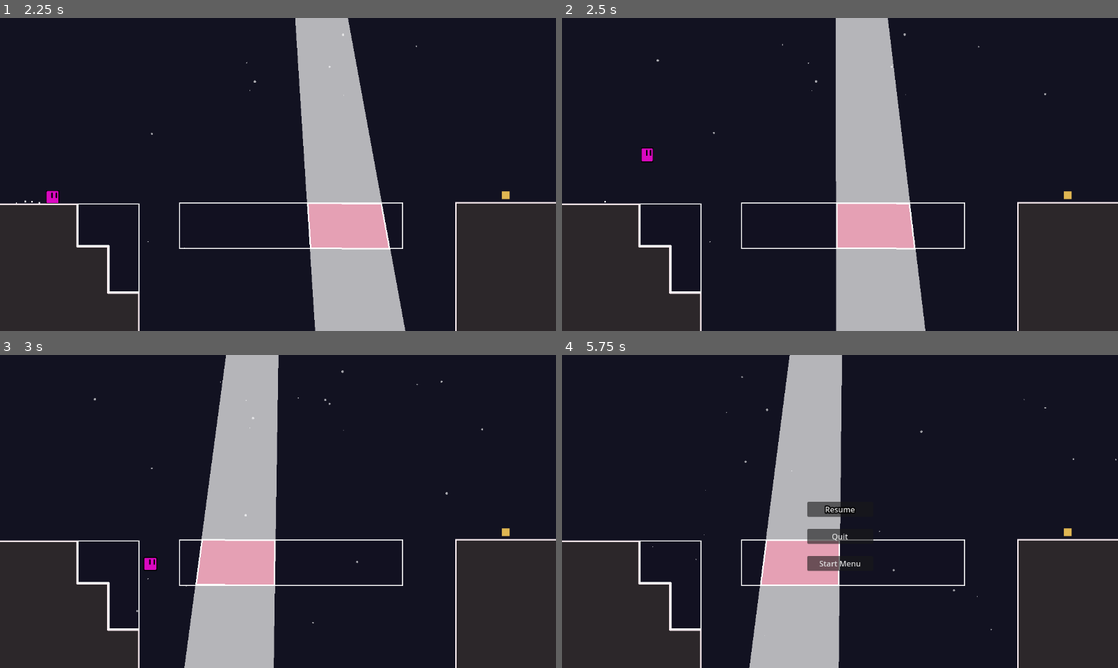
Above: before the commit, frames 1-4 (two rows, left to right).
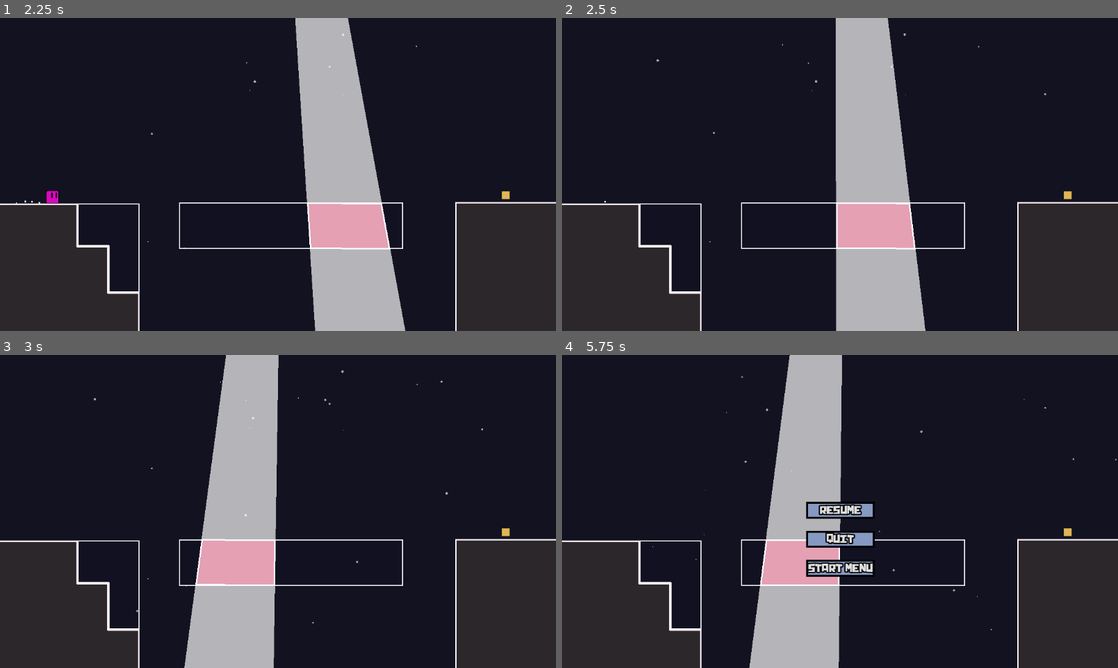
Above: after the commit, the same moments.

Repository: WeDoThingsHere/Godot-Jam-June-2025
Game: Godot game, scene res://scenes/Levels/start_menu.tscn
Same seed, same stepped clock (60 frames per second), same inputs: the game is played once before the commit and once after it.
Inputs:
- Up to frame 1 (2.25 s): click "Play" at 0.5 s; click "Level 1" at 1.25 s; tap Enter (ui_accept) at 2 s; hold D (move_right) from 2.03 s (still down)
- Up to frame 2 (2.5 s): keep holding D (move_right); tap Space (jump) at 2.27 s
- Up to frame 3 (3 s): keep holding D (move_right)
- Up to frame 4 (5.75 s): tap Space (jump) at 3.02, 4.52, 5.27 s; release D (move_right) at 3.53 s; hold A (move_left) 3.53-4.28 s; hold D (move_right) from 4.28 s (still down); tap Tab (Pause) at 5.65 s

Frame 1 is identical in both runs. In frame 2, less than 0.1% of the frame differs, in the area x 14-17%, y 41-46%; in frame 3, 0.1%; in frame 4, 2.0%, in the area x 43-57%, y 46-71%.

Commit message:
touched up on all ui stuff

Diff:
--- a/scenes/Levels/001_LevelOne.tscn
+++ b/scenes/Levels/001_LevelOne.tscn
@@ -165,6 +165,9 @@
 
 [node name="Player" parent="." instance=ExtResource("8_o0sr6")]
 position = Vector2(-521, 48)
+SQUISH_TIME = 0.0
+SQUISH = 0.0
+COYOTE_TIME = 0.0
 
 [editable path="Platforms/PlatformBox"]
 [editable path="Platforms/PlatformBox2"]
--- a/scenes/Levels/003_LevelThree.tscn
+++ b/scenes/Levels/003_LevelThree.tscn
@@ -399,6 +399,9 @@
 
 [node name="Player" parent="." instance=ExtResource("4_2y5ga")]
 position = Vector2(-544, 48)
+SQUISH_TIME = 0.0
+SQUISH = 0.0
+COYOTE_TIME = 0.0
 
 [editable path="Platforms/Elevator4/Elevator3/PlatformBox"]
 [editable path="Platforms/Elevator4/Elevator3/PlatformBox2"]
--- a/scenes/Levels/004_LevelFour.tscn
+++ b/scenes/Levels/004_LevelFour.tscn
@@ -194,6 +194,9 @@
 
 [node name="Player" parent="." instance=ExtResource("8_os36c")]
 position = Vector2(-521, 51)
+SQUISH_TIME = 0.0
+SQUISH = 0.0
+COYOTE_TIME = 0.0
 
 [editable path="Platforms/PlatformBox2"]
 [editable path="Platforms/PlatformBox"]
--- a/scenes/Levels/005_LevelFive.tscn
+++ b/scenes/Levels/005_LevelFive.tscn
@@ -276,6 +276,9 @@
 
 [node name="Player" parent="." instance=ExtResource("8_7ntk6")]
 position = Vector2(-516, 44)
+SQUISH_TIME = 0.0
+SQUISH = 0.0
+COYOTE_TIME = 0.0
 
 [editable path="Platforms/PlatformBox"]
 [editable path="Platforms/PlatformBox2"]
--- a/scenes/Prefabs/Completion.tscn
+++ b/scenes/Prefabs/Completion.tscn
@@ -1,10 +1,26 @@
-[gd_scene load_steps=5 format=3 uid="uid://cwkp8wmsw5av1"]
+[gd_scene load_steps=7 format=3 uid="uid://cwkp8wmsw5av1"]
 
 [ext_resource type="Script" uid="uid://c3iostsm5d3ec" path="res://scenes/Prefabs/completion.gd" id="1_y4onu"]
 [ext_resource type="FontFile" uid="uid://cy47fpiq1bxem" path="res://assets/Chunq.ttf" id="2_n8lvw"]
 
 [sub_resource type="StyleBoxFlat" id="StyleBoxFlat_n8lvw"]
 bg_color = Color(0.854902, 0.713726, 0, 1)
+
+[sub_resource type="StyleBoxFlat" id="StyleBoxFlat_05fas"]
+bg_color = Color(0.521569, 0.6, 0.764706, 1)
+border_width_left = 4
+border_width_top = 4
+border_width_right = 4
+border_width_bottom = 4
+border_color = Color(0, 0, 0, 1)
+
+[sub_resource type="StyleBoxFlat" id="StyleBoxFlat_csjbw"]
+bg_color = Color(0.521569, 0.6, 0.764706, 1)
+border_width_left = 4
+border_width_top = 4
+border_width_right = 4
+border_width_bottom = 4
+border_color = Color(0, 0, 0, 1)
 
 [sub_resource type="LabelSettings" id="LabelSettings_05fas"]
 line_spacing = 5.0
@@ -45,13 +61,19 @@
 
 [node name="Quit" type="Button" parent="HBoxContainer"]
 layout_mode = 2
+theme_override_constants/outline_size = 4
 theme_override_fonts/font = ExtResource("2_n8lvw")
+theme_override_font_sizes/font_size = 25
+theme_override_styles/normal = SubResource("StyleBoxFlat_05fas")
 text = "Quit
 "
 
 [node name="Start Menu" type="Button" parent="HBoxContainer"]
 layout_mode = 2
+theme_override_constants/outline_size = 4
 theme_override_fonts/font = ExtResource("2_n8lvw")
+theme_override_font_sizes/font_size = 25
+theme_override_styles/normal = SubResource("StyleBoxFlat_csjbw")
 text = "Back To Menu"
 
 [node name="Label" type="Label" parent="."]
--- a/scenes/Prefabs/pause_menu.tscn
+++ b/scenes/Prefabs/pause_menu.tscn
@@ -1,6 +1,31 @@
-[gd_scene load_steps=2 format=3 uid="uid://rweim3qej8eq"]
+[gd_scene load_steps=6 format=3 uid="uid://rweim3qej8eq"]
 
 [ext_resource type="Script" uid="uid://c4wvvno1xgq3x" path="res://pause_menu.gd" id="1_hdmo1"]
+[ext_resource type="FontFile" uid="uid://cy47fpiq1bxem" path="res://assets/Chunq.ttf" id="2_u7v1h"]
+
+[sub_resource type="StyleBoxFlat" id="StyleBoxFlat_u7v1h"]
+bg_color = Color(0.521569, 0.6, 0.764706, 1)
+border_width_left = 4
+border_width_top = 4
+border_width_right = 4
+border_width_bottom = 4
+border_color = Color(0, 0, 0, 1)
+
+[sub_resource type="StyleBoxFlat" id="StyleBoxFlat_r3gov"]
+bg_color = Color(0.521569, 0.6, 0.764706, 1)
+border_width_left = 4
+border_width_top = 4
+border_width_right = 4
+border_width_bottom = 4
+border_color = Color(0, 0, 0, 1)
+
+[sub_resource type="StyleBoxFlat" id="StyleBoxFlat_b15ay"]
+bg_color = Color(0.521569, 0.6, 0.764706, 1)
+border_width_left = 4
+border_width_top = 4
+border_width_right = 4
+border_width_bottom = 4
+border_color = Color(0, 0, 0, 1)
 
 [node name="Pause Menu" type="Control"]
 layout_mode = 3
@@ -28,15 +53,26 @@
 [node name="Resume" type="Button" parent="VBoxContainer"]
 layout_mode = 2
 theme_override_constants/outline_size = 10
+theme_override_fonts/font = ExtResource("2_u7v1h")
+theme_override_font_sizes/font_size = 25
+theme_override_styles/normal = SubResource("StyleBoxFlat_u7v1h")
 text = "Resume"
 
 [node name="Quit" type="Button" parent="VBoxContainer"]
 layout_mode = 2
+theme_override_constants/outline_size = 10
+theme_override_fonts/font = ExtResource("2_u7v1h")
+theme_override_font_sizes/font_size = 25
+theme_override_styles/normal = SubResource("StyleBoxFlat_r3gov")
 text = "Quit
 "
 
 [node name="Start Menu" type="Button" parent="VBoxContainer"]
 layout_mode = 2
+theme_override_constants/outline_size = 10
+theme_override_fonts/font = ExtResource("2_u7v1h")
+theme_override_font_sizes/font_size = 25
+theme_override_styles/normal = SubResource("StyleBoxFlat_b15ay")
 text = "Start Menu"
 
 [connection signal="pressed" from="VBoxContainer/Resume" to="." method="_on_resume_pressed"]
Not shown: 1 places in scenes/Levels/001_LevelOne.tscn that only renumber resources
Not shown: 1 places in scenes/Levels/003_LevelThree.tscn that only renumber resources
Not shown: 1 places in scenes/Levels/004_LevelFour.tscn that only renumber resources
Not shown: 1 places in scenes/Levels/005_LevelFive.tscn that only renumber resources
